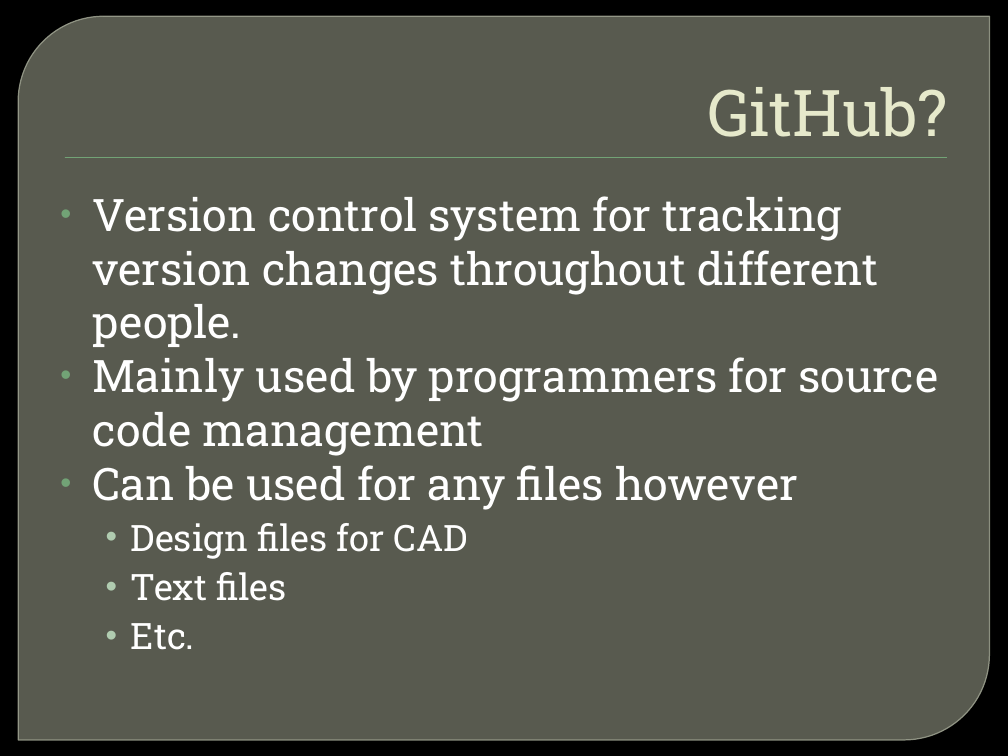
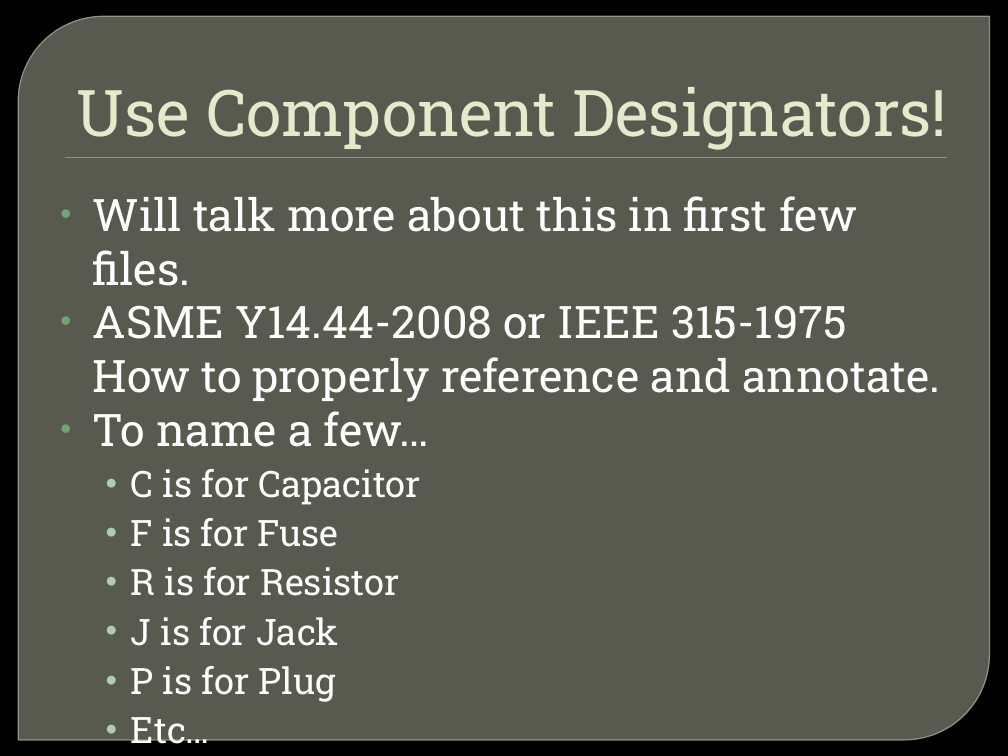
Before and after one commit to CSPon/Workshop_Materials, a slide deck: slide 3 of Workshop_Slides/Eagle CAD/Eagle CAD Workshop (1).pptx. Drawn at 1008x756 pixels with LibreOffice and Linux fonts; fonts in the diff are those of the drawing; background and template pictures are left out. Boxes give left, top, right and bottom in pixels: in the first picture for what was removed or moved away, otherwise in the second. Text is boxed around its words. In the diff, an @@ line names an element or a change of style, - is before the commit and + after.

```diff
--- a/Workshop_Slides/Eagle CAD/Eagle CAD Workshop (1).pptx
+++ b/Workshop_Slides/Eagle CAD/Eagle CAD Workshop (1).pptx
@@ title at [77,87,947,150]: text changed @@
-GitHub?
+Use Component Designators!
@@ text at [93,196,941,702]: text changed @@
-• Version control system for tracking version changes throughout different people.
-• Mainly used by programmers for source code management
-• Can be used for any files however
-  • Design files for CAD
-  • Text files
-  • Etc.
+• Will talk more about this in first few files.
+• ASME Y14.44-2008 or IEEE 315-1975
+  How to properly reference and annotate.
+• To name a few…
+  • C is for Capacitor
+  • F is for Fuse
+  • R is for Resistor
+  • J is for Jack
+  • P is for Plug
+  • Etc…
```
Also in this commit, not shown: 4 other slides changed, 7 slides added, 14 slides removed, 3 other files.
